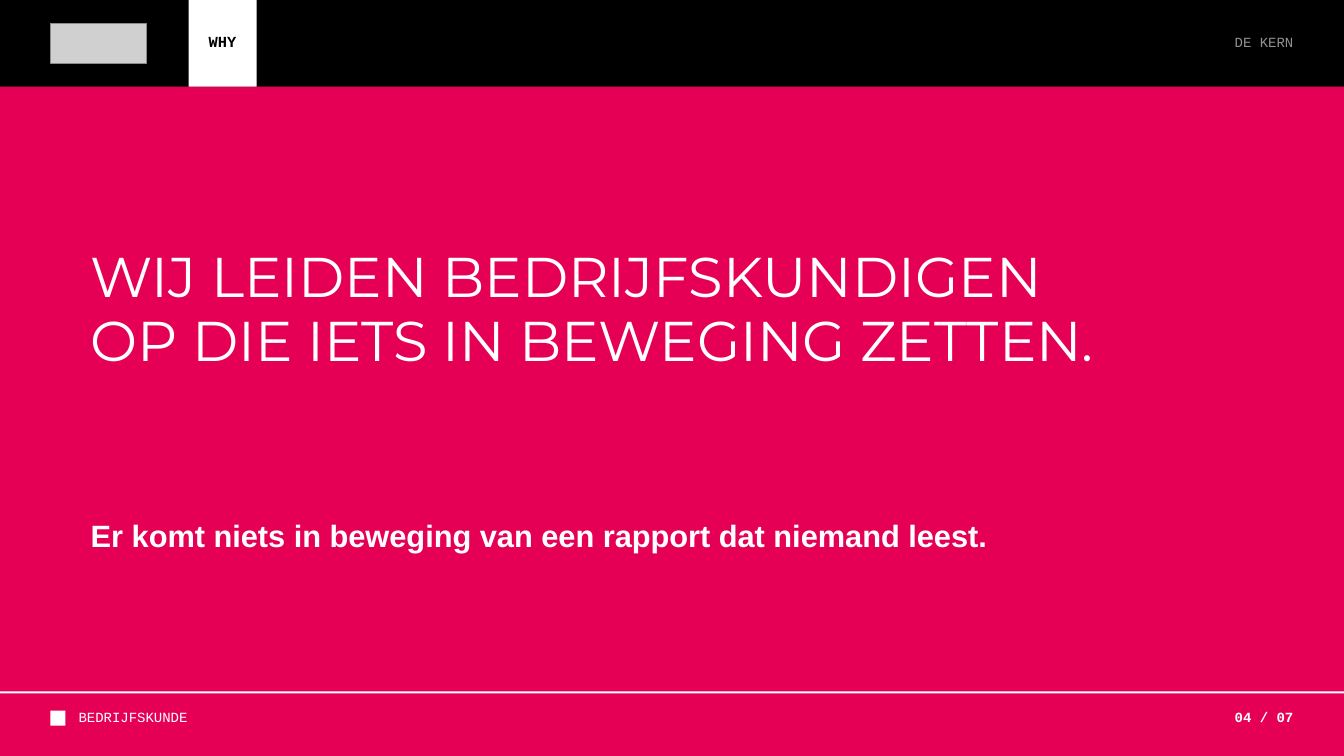
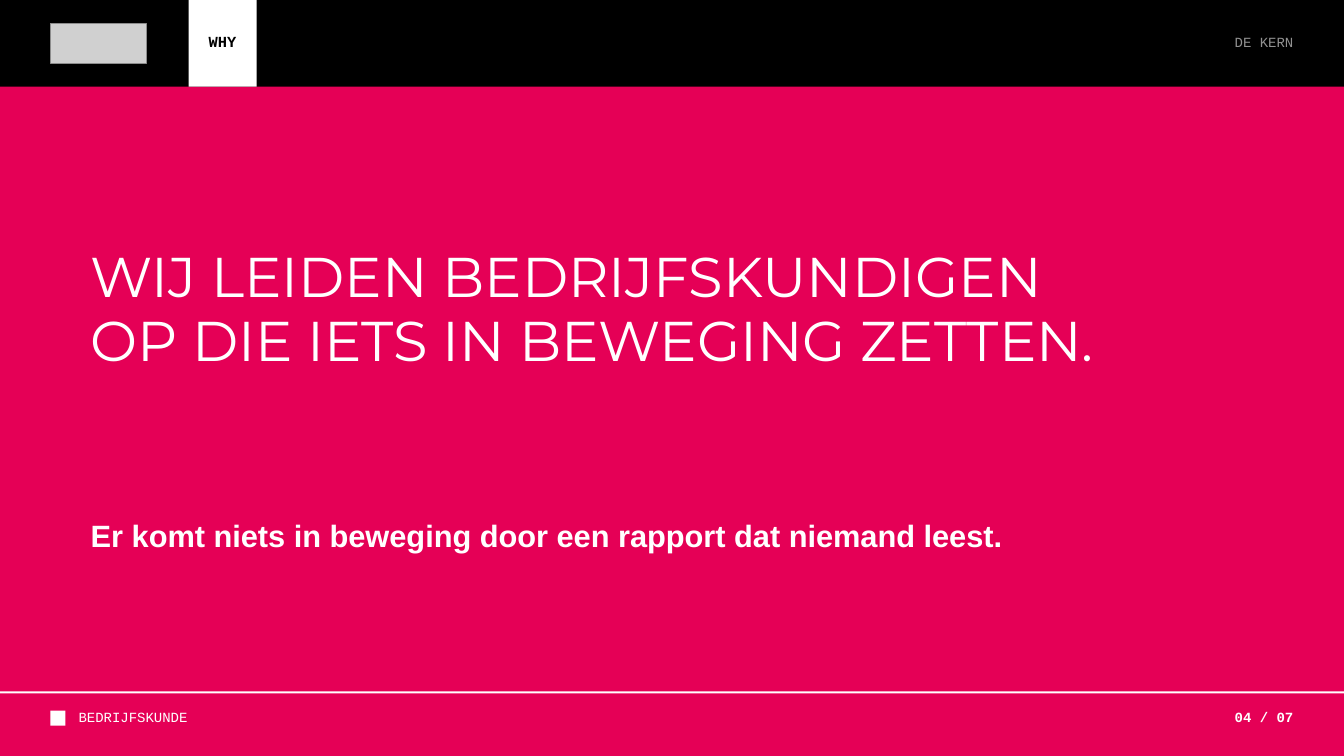
Before and after one commit to hanbedrijfskunde/aod-communicatie-slides, a slide deck: slide 4 of Goed-advies-moet-ook-goed-landen.pptx. Drawn at 1344x756 pixels with LibreOffice and Linux fonts; fonts in the diff are those of the drawing; grey boxes stand for pictures. Boxes give left, top, right and bottom in pixels: in the first picture for what was removed or moved away, otherwise in the second. Text is boxed around its words. In the diff, an @@ line names an element or a change of style, - is before the commit and + after.

```diff
--- a/Goed-advies-moet-ook-goed-landen.pptx
+++ b/Goed-advies-moet-ook-goed-landen.pptx
@@ text at bbox=[91, 524, 1003, 552]: text changed @@
-Er komt niets in beweging van een rapport dat niemand leest.
+Er komt niets in beweging door een rapport dat niemand leest.
```
Also in this commit, not shown: 1 other slide changed, 2 other files.
